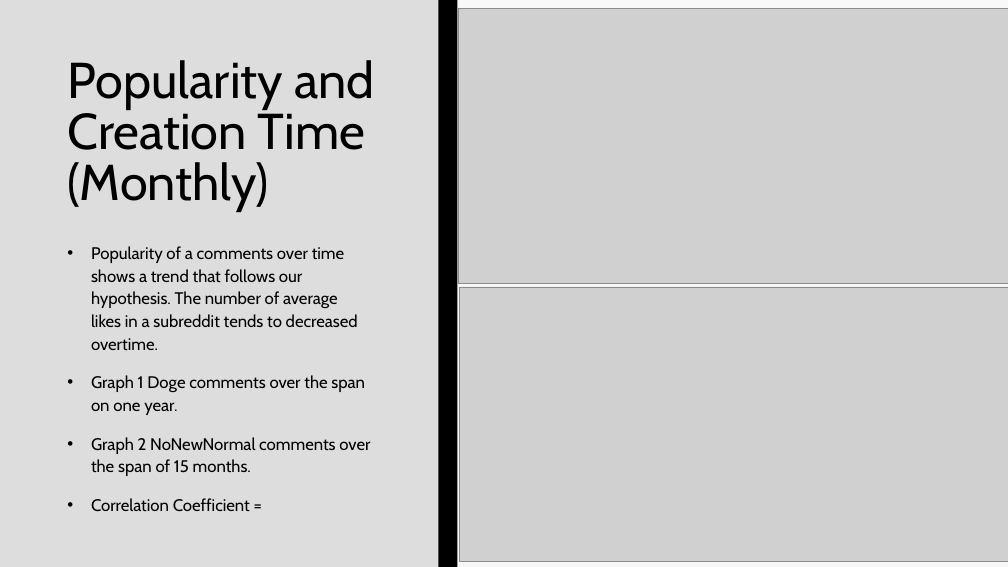
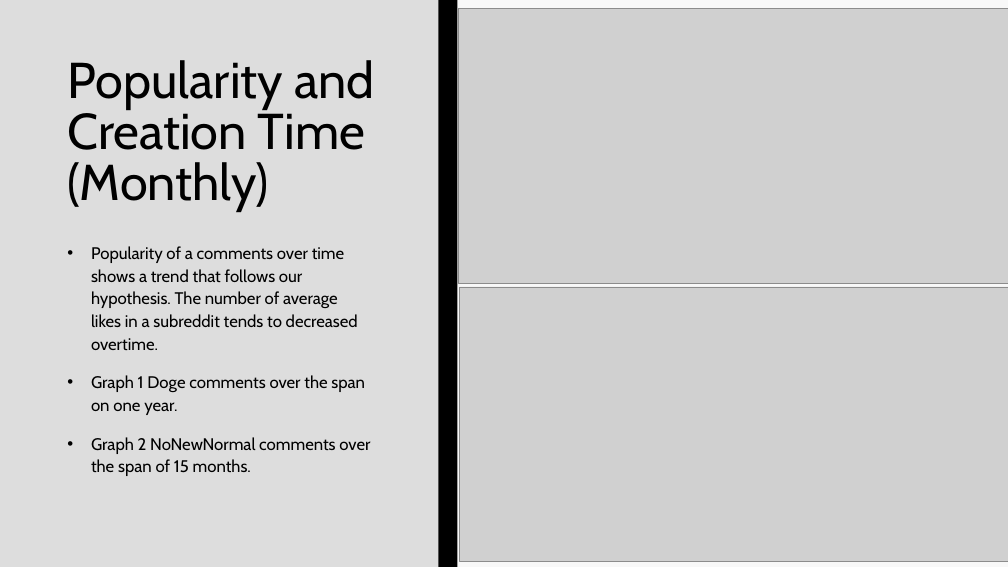
Before and after one commit to EvaTarr/CMPT412Project, a slide deck: slide 9 of presentation.pptx. Drawn at 1008x567 pixels with LibreOffice and Linux fonts; fonts in the diff are those of the drawing; grey boxes stand for pictures. Boxes give left, top, right and bottom in pixels: in the first picture for what was removed or moved away, otherwise in the second. Text is boxed around its words. In the diff, an @@ line names an element or a change of style, - is before the commit and + after.

```diff
--- a/presentation.pptx
+++ b/presentation.pptx
@@ text at (x1=91, y1=498, x2=250, y2=512): paragraph removed @@
-• Correlation Coefficient =
```
Also in this commit, not shown: 5 other slides changed.
